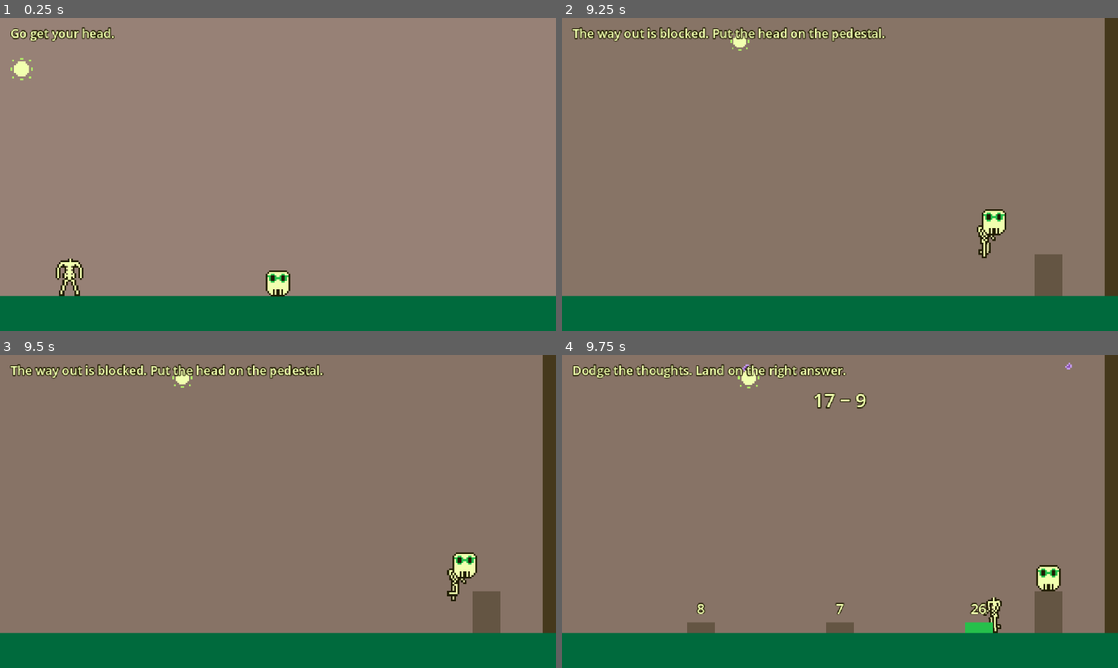
Above: before the commit, frames 1-4 (two rows, left to right).
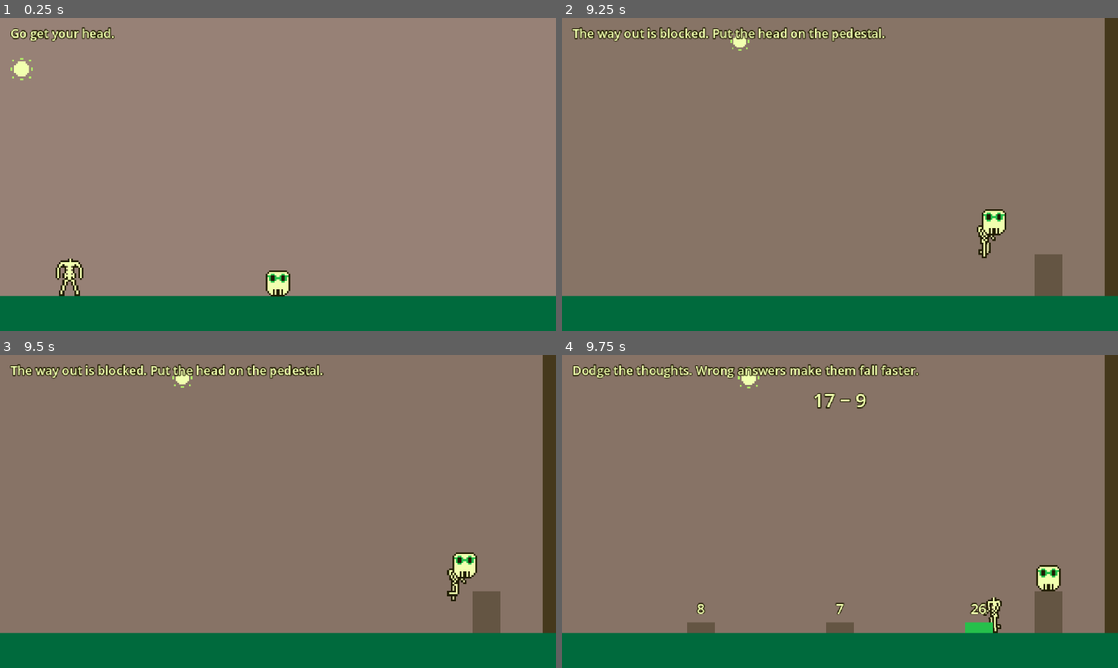
Above: after the commit, the same moments.

Repository: tucksravin/dont-lose-your-head
Game: Godot game, scene res://scenes/days/day_lockdown.tscn
The game is run twice, just before and just after one commit, with the same random seed, the same clock (stepped at 60 frames per second) and the same inputs. This scene is started directly instead of the project's main scene.
Inputs:
- Up to frame 1 (0.25 s): no input
- Up to frame 2 (9.25 s): hold D (move_right) 0.53-2.03 s; tap E (interact) every 0.75 s from 0.6 to 8.85 s; tap Space (jump) at 0.77, 1.52, 3.02, 3.77, 4.52, 6.02, 6.77, 7.52, 9.02 s; hold A (move_left) 2.03-2.78 s; hold D (move_right) 2.78-4.28 s; hold A (move_left) 4.28-5.03 s; hold D (move_right) 5.03-5.78 s; hold A (move_left) 5.78-7.28 s; hold D (move_right) from 7.28 s (still down)
- Up to frame 3 (9.5 s): keep holding D (move_right)
- Up to frame 4 (9.75 s): release D (move_right) at 9.53 s; hold A (move_left) from 9.53 s (still down); tap E (interact) at 9.6 s

Frames 1-3 are identical in both runs. In frame 4, 1.0% of the frame differs, in the area x 23-92%, y 2-8%.

Commit message:
adjusted question kiki fall rate

Diff:
--- a/scenes/days/day_lockdown.gd
+++ b/scenes/days/day_lockdown.gd
@@ -20,7 +20,7 @@
 @export var tip_time: float = 0.5
 @export var find_text: String = "Go get your head."
 @export var place_text: String = "The way out is blocked. Put the head on the pedestal."
-@export var puzzle_text: String = "Dodge the thoughts. Land on the right answer."
+@export var puzzle_text: String = "Dodge the thoughts. Wrong answers make them fall faster."
 
 @onready var body: CharacterBody2D = $Body
 @onready var head: Head = $Head
--- a/scenes/days/day_lockdown.tscn
+++ b/scenes/days/day_lockdown.tscn
@@ -80,9 +80,10 @@
 script = ExtResource("10_rain")
 thought_scene = ExtResource("11_thought")
 autostart = false
-interval = 0.32
-start_delay = 0.15
-fall_speed = 320.0
+interval = 1.4
+start_delay = 0.4
+fall_speed = 140.0
+miss_mult = 3.0
 burst = 2
 
 [node name="Sun" parent="." instance=ExtResource("4_sun")]
--- a/scenes/gameplay/panic_counter.gd
+++ b/scenes/gameplay/panic_counter.gd
@@ -114,15 +114,21 @@
 		if _head != null and _head.has_method("play_calm"):
 			_head.call("play_calm")
 		_satisfy_needs()
-	elif value >= max_panic:
-		_failed = true
-		# DayManager owns fail presentation (game-over card). Found by group
-		# so this node stays free of a scene path.
-		var manager: Node = get_tree().get_first_node_in_group("day_manager")
-		if manager != null and manager.has_method("fail"):
-			manager.call("fail", "panic")
-		else:
-			Events.day_failed.emit("panic")
+	else:
+		_fail_if_maxed()
+
+
+func _fail_if_maxed() -> void:
+	if _failed or value < max_panic:
+		return
+	_failed = true
+	# DayManager owns fail presentation (game-over card). Found by group
+	# so this node stays free of a scene path.
+	var manager: Node = get_tree().get_first_node_in_group("day_manager")
+	if manager != null and manager.has_method("fail"):
+		manager.call("fail", "panic")
+	else:
+		Events.day_failed.emit("panic")
 
 
 ## Satisfy every WinCondition child (body + mind on the still day, or a
--- a/scenes/gameplay/puzzle_chain.gd
+++ b/scenes/gameplay/puzzle_chain.gd
@@ -6,8 +6,8 @@
 ##
 ## One WinCondition per DESIGN need — not one per puzzle. The chain is internal
 ## state; the last correct answer satisfies *both* keys (surviving the rain is
-## the body need; finishing the chain is the mind need). A wrong pad or a hit
-## elsewhere fails through DayManager.
+## the body need; finishing the chain is the mind need). A hit still fails
+## through DayManager. A wrong pad speeds ThoughtRain — no panic on the head.
 
 signal puzzle_advanced(index: int)
 
@@ -85,7 +85,7 @@
 	var correct_index: int = int(puzzle[2])
 	var correct: String = str(choices[correct_index])
 	if value != correct:
-		_fail("wrong")
+		_on_wrong()
 		return
 	_index += 1
 	if _index >= puzzles.size():
@@ -94,13 +94,15 @@
 	_show_current()
 
 
+func _on_wrong() -> void:
+	var rain: Node = get_tree().get_first_node_in_group("thought_rain")
+	if rain != null and rain.has_method("speed_up"):
+		rain.call("speed_up")
+		return
+	push_warning("PuzzleChain: wrong answer but no ThoughtRain — rain will not speed up.")
+
+
 func _win() -> void:
 	_won = true
 	mind_need.satisfy()
 	body_need.satisfy()
-
-
-func _fail(reason: String) -> void:
-	var manager: Node = get_tree().get_first_node_in_group("day_manager")
-	if manager != null and manager.has_method("fail"):
-		manager.call("fail", reason)
--- a/scenes/gameplay/thought_rain.gd
+++ b/scenes/gameplay/thought_rain.gd
@@ -10,6 +10,11 @@
 @export var interval: float = 1.1
 @export var start_delay: float = 1.0
 @export var fall_speed: float = 140.0
+## Each wrong pad multiplies spawn rate and fall speed by this (3 = 3×).
+@export var miss_mult: float = 3.0
+## Floor / cap so a few misses can't zero the timer or teleport drops.
+@export var min_interval: float = 0.06
+@export var max_fall_speed: float = 900.0
 @export var min_x: float = 24.0
 @export var max_x: float = 616.0
 ## Lockdown leaves this off until the head is on the pedestal.
@@ -20,9 +25,11 @@
 var _timer: Timer
 var _stopped: bool = false
 var _begun: bool = false
+var _misses: int = 0
 
 
 func _ready() -> void:
+	add_to_group("thought_rain")
 	Events.day_completed.connect(_stop)
 	Events.day_failed.connect(_on_failed)
 	_timer = Timer.new()
@@ -37,6 +44,7 @@
 	if _begun or _stopped:
 		return
 	_begun = true
+	_tune()
 	if start_delay <= 0.0:
 		_timer.start()
 		_spawn()
@@ -54,11 +62,12 @@
 func _spawn() -> void:
 	if _stopped or thought_scene == null:
 		return
+	_tune()
 	for _i in burst:
-		_spawn_one()
+		_spawn_one(_current_fall_speed())
 
 
-func _spawn_one() -> void:
+func _spawn_one(speed: float) -> void:
 	if _stopped or thought_scene == null:
 		return
 	var thought: Node2D = thought_scene.instantiate() as Node2D
@@ -66,8 +75,35 @@
 		return
 	thought.position = Vector2(randf_range(min_x, max_x), -12.0)
 	if "fall_speed" in thought:
-		thought.set("fall_speed", fall_speed)
+		thought.set("fall_speed", speed)
 	add_child(thought)
+
+
+## A wrong pad. Found by group so PuzzleChain needs no scene path.
+func speed_up() -> void:
+	_misses += 1
+	_tune()
+	# Restart so the new interval applies now, not after the old wait finishes.
+	if _begun and not _stopped and _timer != null and not _timer.is_stopped():
+		_timer.start()
+
+
+func _scale() -> float:
+	return pow(miss_mult, float(_misses))
+
+
+func _current_interval() -> float:
+	return maxf(interval / _scale(), min_interval)
+
+
+func _current_fall_speed() -> float:
+	return minf(fall_speed * _scale(), max_fall_speed)
+
+
+func _tune() -> void:
+	if _timer == null:
+		return
+	_timer.wait_time = _current_interval()
 
 
 func _on_failed(_reason: String) -> void:
Not shown, changed: docs/CODEBASE.md
Not shown, changed: docs/DESIGN.md
Not shown, changed: docs/TASKS.md
Not shown, changed: docs/days/brainstorm.md
Not shown, changed: docs/days/thoughts.md
Not shown, changed: journals/smahr.md
